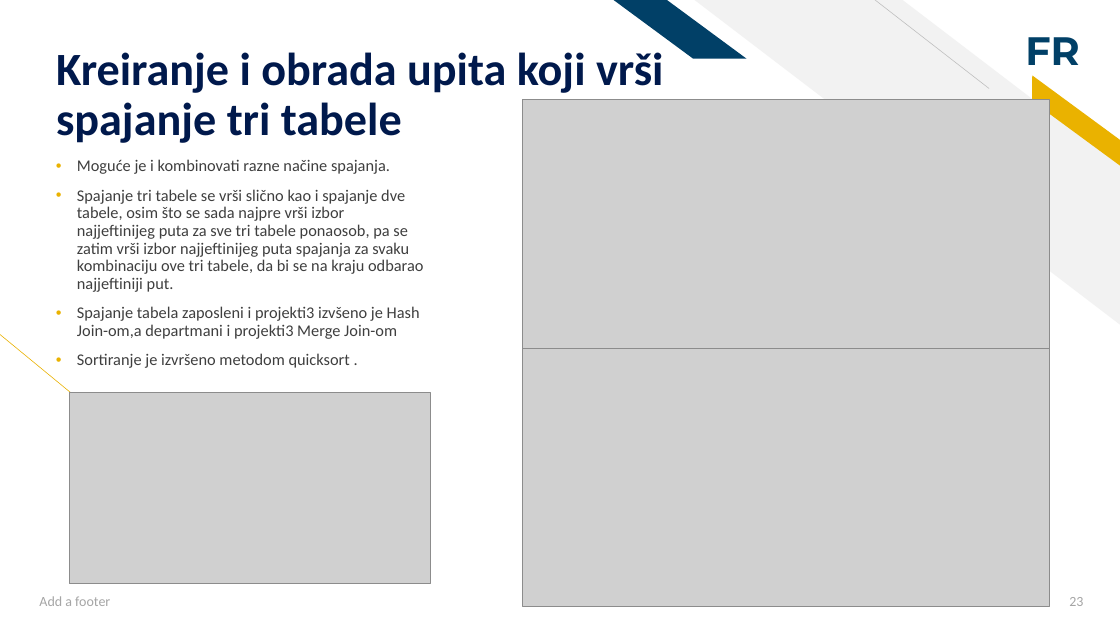
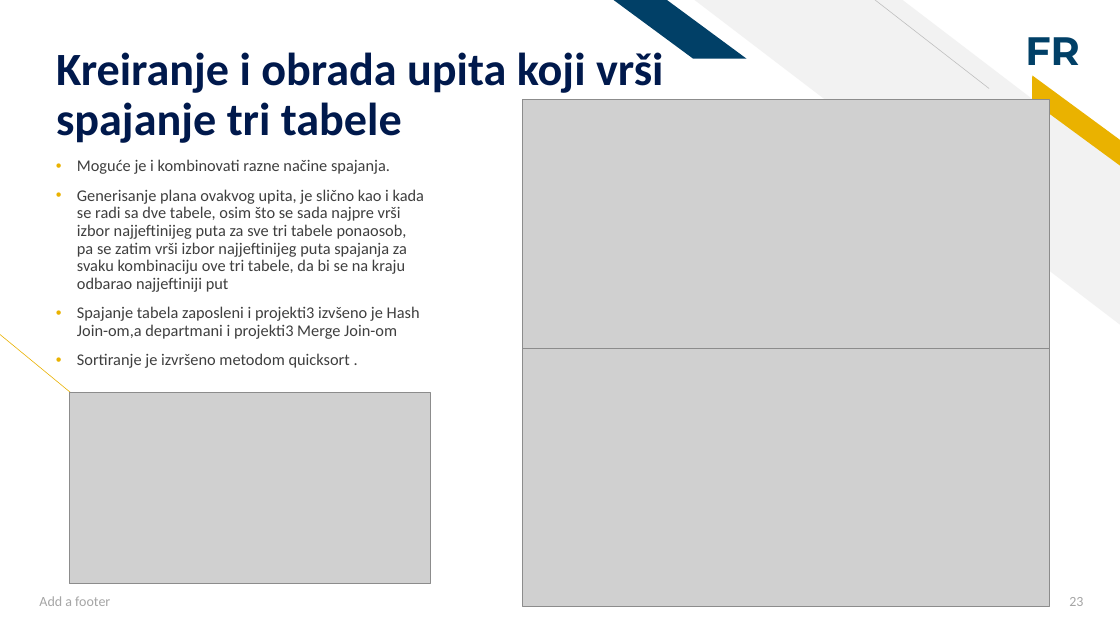
Before and after one commit to Sara-Savic-01/Sistemi-za-upravljanje-bazama-podataka, a slide deck: slide 23 of Obrada upita kod PostgreSQL baze podataka.pptx. Drawn at 1120x630 pixels with LibreOffice and Linux fonts; fonts in the diff are those of the drawing; grey boxes stand for pictures. Boxes give left, top, right and bottom in pixels: in the first picture for what was removed or moved away, otherwise in the second. Text is boxed around its words. In the diff, an @@ line names an element or a change of style, - is before the commit and + after.

```diff
--- a/Obrada upita kod PostgreSQL baze podataka.pptx
+++ b/Obrada upita kod PostgreSQL baze podataka.pptx
@@ text at box(77, 189, 424, 292): text changed @@
-• Spajanje tri tabele se vrši slično kao i spajanje dve tabele, osim što se sada najpre vrši izbor najjeftinijeg puta za sve tri tabele ponaosob, pa se zatim vrši izbor najjeftinijeg puta spajanja za svaku kombinaciju ove tri tabele, da bi se na kraju odbarao najjeftiniji put.
+• Generisanje plana ovakvog upita, je slično kao i kada se radi sa dve tabele, osim što se sada najpre vrši izbor najjeftinijeg puta za sve tri tabele ponaosob, pa se zatim vrši izbor najjeftinijeg puta spajanja za svaku kombinaciju ove tri tabele, da bi se na kraju odbarao najjeftiniji put
```
Also in this commit, not shown: 2 other slides changed, 2 other files.
